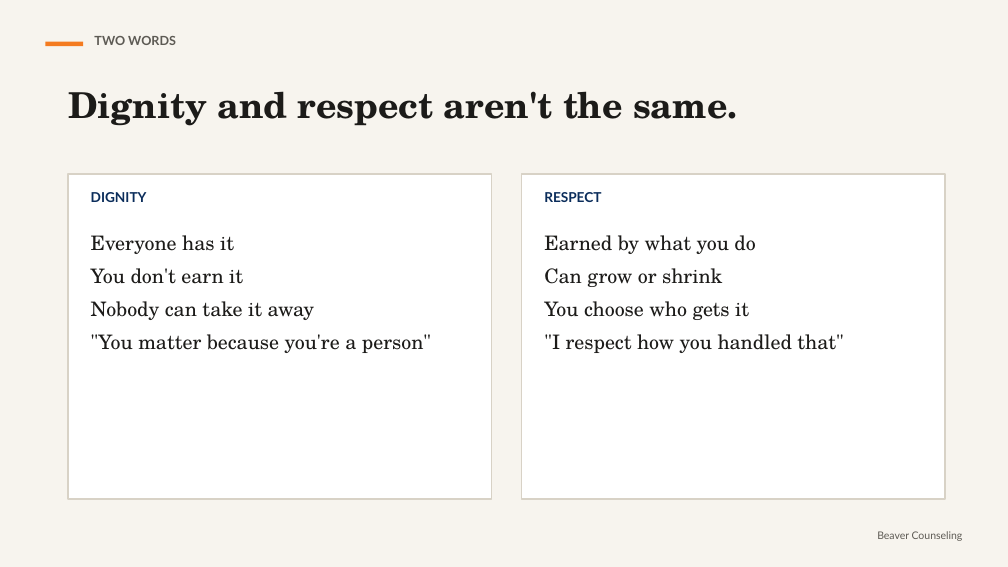
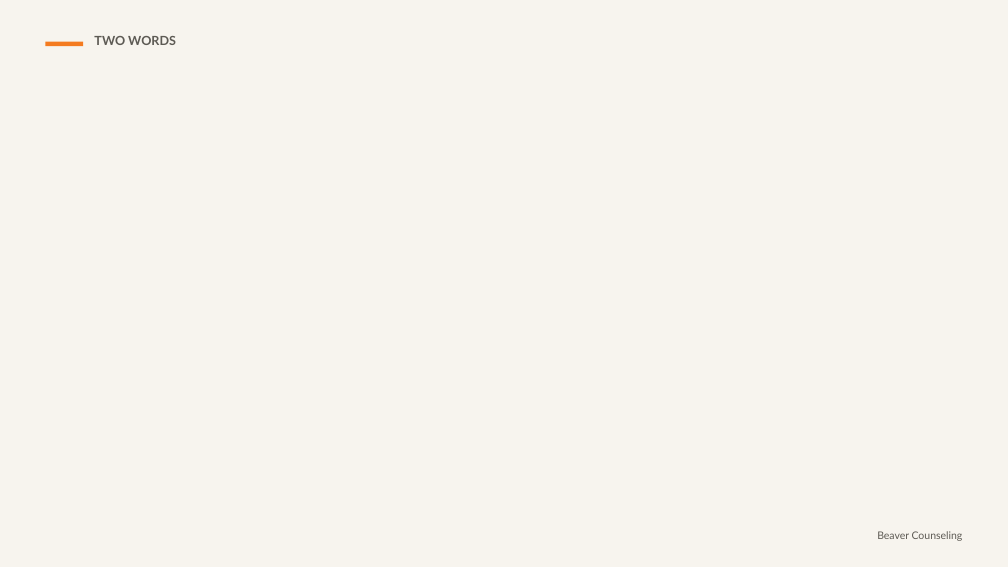
Before and after one commit to rmwtoolkit/bcds-toolkit, a slide deck: slide 4 of decks/dignity-and-belonging-lesson-v2.pptx. Drawn at 1008x567 pixels with LibreOffice and Linux fonts; fonts in the diff are those of the drawing; background and template pictures are left out. Boxes give left, top, right and bottom in pixels: in the first picture for what was removed or moved away, otherwise in the second. Text is boxed around its words. In the diff, an @@ line names an element or a change of style, - is before the commit and + after.

```diff
--- a/decks/dignity-and-belonging-lesson-v2.pptx
+++ b/decks/dignity-and-belonging-lesson-v2.pptx
@@ text removed at box(68, 91, 737, 126) @@
-Dignity and respect aren't the same.
@@ rectangle removed at box(68, 174, 492, 499) @@
@@ rectangle removed at box(522, 174, 945, 499) @@
@@ text removed at box(91, 192, 147, 202) @@
-DIGNITY
@@ text removed at box(544, 192, 601, 202) @@
-RESPECT
@@ text removed at box(91, 235, 431, 353) @@
-Everyone has it
-You don't earn it
-Nobody can take it away
-"You matter because you're a person"
@@ text removed at box(544, 235, 843, 353) @@
-Earned by what you do
-Can grow or shrink
-You choose who gets it
-"I respect how you handled that"
```
Also in this commit, not shown: 7 other slides changed, 14 slides added, 1 slide removed, 16 other files.
